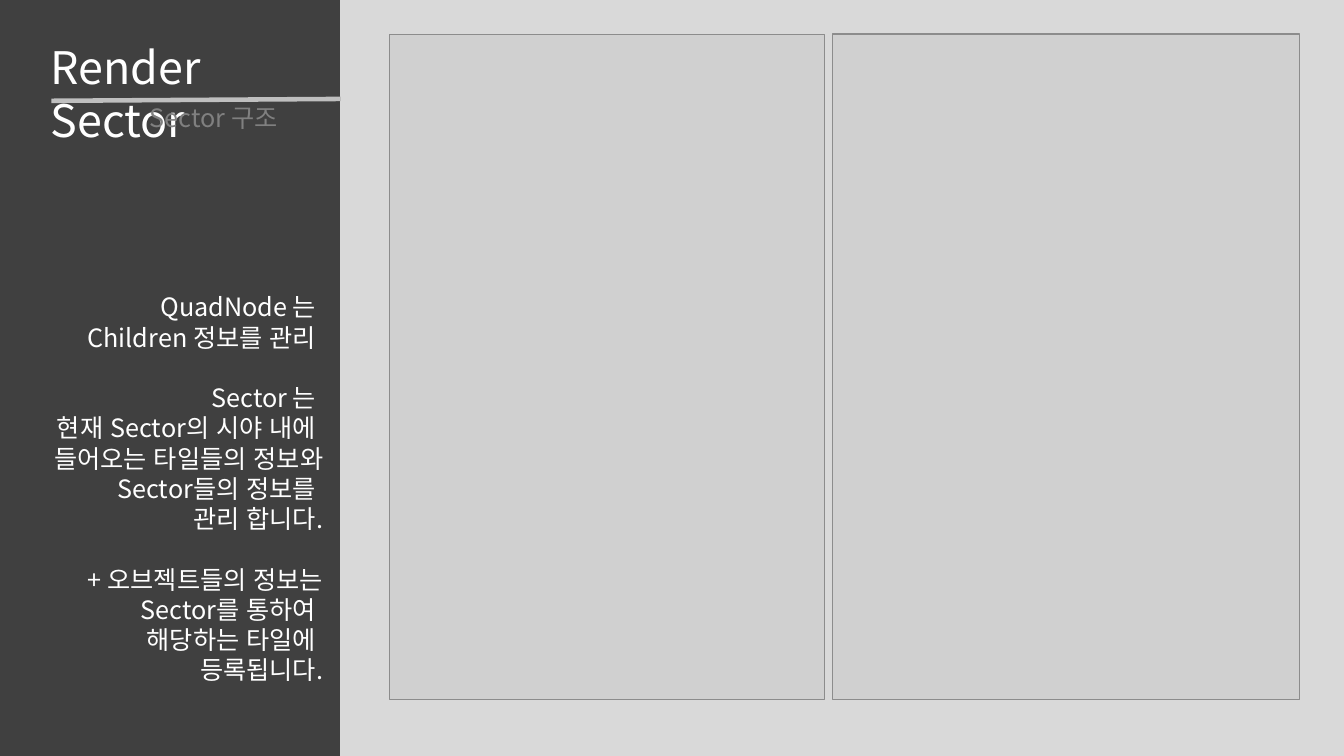
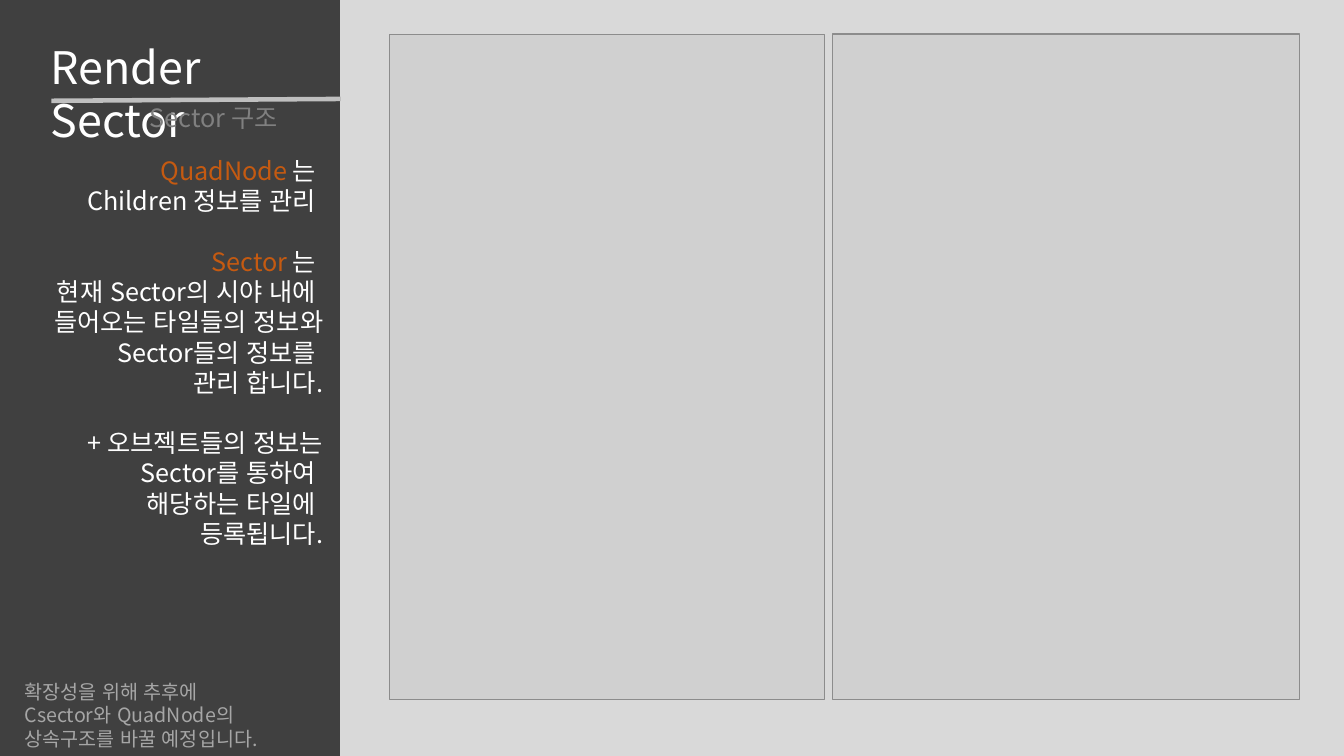
Before and after one commit to roka0105/Team.Yggdrasil_Server, a slide deck: slide 5 of 최예람 포트폴리오.pptx (slide 11 before the commit). Drawn at 1344x756 pixels with LibreOffice and Linux fonts; fonts in the diff are those of the drawing; grey boxes stand for pictures. Boxes give left, top, right and bottom in pixels: in the first picture for what was removed or moved away, otherwise in the second. Text is boxed around its words. In the diff, an @@ line names an element or a change of style, - is before the commit and + after.

```diff
--- a/최예람 포트폴리오.pptx
+++ b/최예람 포트폴리오.pptx
@@ text "QuadNode 는": place and size @@
-text "QuadNode 는" at <box>54,296,324,681</box>
+text "QuadNode 는" at <box>54,160,324,545</box>
@@ text at <box>160,160,316,273</box>: text colour #FFFFFF to #C55A11 in "QuadNode", "Sector" @@
@@ text added at <box>25,683,258,748</box>, 14 pt, text #A6A6A6 @@
+확장성을 위해 추후에
+Csector와 QuadNode의 상속구조를 바꿀 예정입니다.
```
Also in this commit, not shown: 12 other slides changed, 3 slides added, 4 other files.
